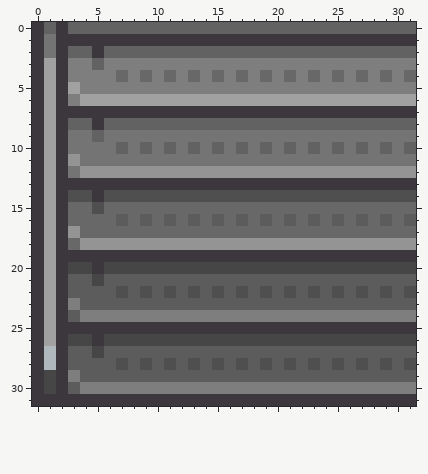
Pixel-art sprite: Resources/Textures/SS220/Structures/Floor/Stairs/steel.rsi/right.png. Above is the file before it was changed.
The file is 32x32 pixels. Colours within 5 levels of each other are drawn and written as one.
And afterwards:
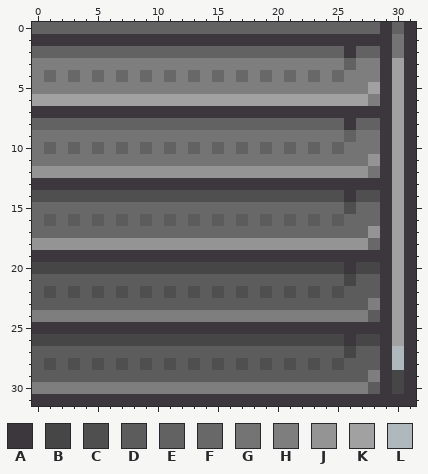
Palette (. is transparent): A #3b373c  B #474647  C #4f4f4f  D #5c5c5c  E #626262  F #686868  G #747474  H #7e7e7e  J #949494  K #a1a1a1  L #afb9bd
Diff:
@@ x 0..31 @@
- 0 AEAEEEEEEEEEEEEEEEEEEEEEEEEEEEEE
- 1 AGAAAAAAAAAAAAAAAAAAAAAAAAAAAAAA
- 2 AGAEEAEEEEEEEEEEEEEEEEEEEEEEEEEE
- 3 AKAHHEHHHHHHHHHHHHHHHHHHHHHHHHHH
- 4 AKAHHHHFHFHFHFHFHFHFHFHFHFHFHFHF
- 5 AKAKHHHHHHHHHHHHHHHHHHHHHHHHHHHH
- 6 AKAHKKKKKKKKKKKKKKKKKKKKKKKKKKKK
- 7 AKAAAAAAAAAAAAAAAAAAAAAAAAAAAAAA
- 8 AKAEEAEEEEEEEEEEEEEEEEEEEEEEEEEE
- 9 AKAGGEGGGGGGGGGGGGGGGGGGGGGGGGGG
-10 AKAGGGGEGEGEGEGEGEGEGEGEGEGEGEGE
-11 AKAJGGGGGGGGGGGGGGGGGGGGGGGGGGGG
-12 AKAGJJJJJJJJJJJJJJJJJJJJJJJJJJJJ
-13 AKAAAAAAAAAAAAAAAAAAAAAAAAAAAAAA
-14 AKACCACCCCCCCCCCCCCCCCCCCCCCCCCC
-15 AKAFFCFFFFFFFFFFFFFFFFFFFFFFFFFF
-16 AKAFFFFDFDFDFDFDFDFDFDFDFDFDFDFD
-17 AKAJFFFFFFFFFFFFFFFFFFFFFFFFFFFF
-18 AKAFJJJJJJJJJJJJJJJJJJJJJJJJJJJJ
-19 AKAAAAAAAAAAAAAAAAAAAAAAAAAAAAAA
-20 AKABBABBBBBBBBBBBBBBBBBBBBBBBBBB
-21 AKADDBDDDDDDDDDDDDDDDDDDDDDDDDDD
-22 AKADDDDCDCDCDCDCDCDCDCDCDCDCDCDC
-23 AKAHDDDDDDDDDDDDDDDDDDDDDDDDDDDD
-24 AKADHHHHHHHHHHHHHHHHHHHHHHHHHHHH
-25 AKAAAAAAAAAAAAAAAAAAAAAAAAAAAAAA
-26 AKABBABBBBBBBBBBBBBBBBBBBBBBBBBB
-27 ALADDBDDDDDDDDDDDDDDDDDDDDDDDDDD
-28 ALADDDDCDCDCDCDCDCDCDCDCDCDCDCDC
-29 ABAHDDDDDDDDDDDDDDDDDDDDDDDDDDDD
-30 ABADHHHHHHHHHHHHHHHHHHHHHHHHHHHH
+ 0 EEEEEEEEEEEEEEEEEEEEEEEEEEEEEAEA
+ 1 AAAAAAAAAAAAAAAAAAAAAAAAAAAAAAGA
+ 2 EEEEEEEEEEEEEEEEEEEEEEEEEEAEEAGA
+ 3 HHHHHHHHHHHHHHHHHHHHHHHHHHEHHAKA
+ 4 HFHFHFHFHFHFHFHFHFHFHFHFHFHHHAKA
+ 5 HHHHHHHHHHHHHHHHHHHHHHHHHHHHKAKA
+ 6 KKKKKKKKKKKKKKKKKKKKKKKKKKKKHAKA
+ 7 AAAAAAAAAAAAAAAAAAAAAAAAAAAAAAKA
+ 8 EEEEEEEEEEEEEEEEEEEEEEEEEEAEEAKA
+ 9 GGGGGGGGGGGGGGGGGGGGGGGGGGEGGAKA
+10 GEGEGEGEGEGEGEGEGEGEGEGEGEGGGAKA
+11 GGGGGGGGGGGGGGGGGGGGGGGGGGGGJAKA
+12 JJJJJJJJJJJJJJJJJJJJJJJJJJJJGAKA
+13 AAAAAAAAAAAAAAAAAAAAAAAAAAAAAAKA
+14 CCCCCCCCCCCCCCCCCCCCCCCCCCACCAKA
+15 FFFFFFFFFFFFFFFFFFFFFFFFFFCFFAKA
+16 FDFDFDFDFDFDFDFDFDFDFDFDFDFFFAKA
+17 FFFFFFFFFFFFFFFFFFFFFFFFFFFFJAKA
+18 JJJJJJJJJJJJJJJJJJJJJJJJJJJJFAKA
+19 AAAAAAAAAAAAAAAAAAAAAAAAAAAAAAKA
+20 BBBBBBBBBBBBBBBBBBBBBBBBBBABBAKA
+21 DDDDDDDDDDDDDDDDDDDDDDDDDDBDDAKA
+22 DCDCDCDCDCDCDCDCDCDCDCDCDCDDDAKA
+23 DDDDDDDDDDDDDDDDDDDDDDDDDDDDHAKA
+24 HHHHHHHHHHHHHHHHHHHHHHHHHHHHDAKA
+25 AAAAAAAAAAAAAAAAAAAAAAAAAAAAAAKA
+26 BBBBBBBBBBBBBBBBBBBBBBBBBBABBAKA
+27 DDDDDDDDDDDDDDDDDDDDDDDDDDBDDALA
+28 DCDCDCDCDCDCDCDCDCDCDCDCDCDDDALA
+29 DDDDDDDDDDDDDDDDDDDDDDDDDDDDHABA
+30 HHHHHHHHHHHHHHHHHHHHHHHHHHHHDABA
 31 AAAAAAAAAAAAAAAAAAAAAAAAAAAAAAAA
